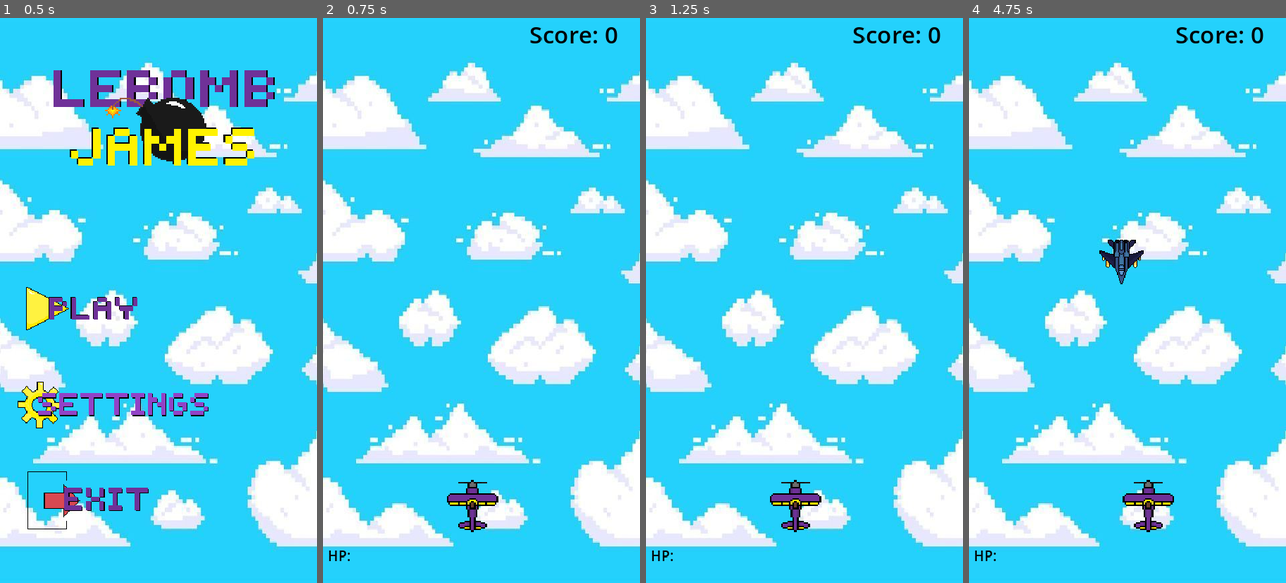
Above: before the commit, frames 1-4 (left to right).
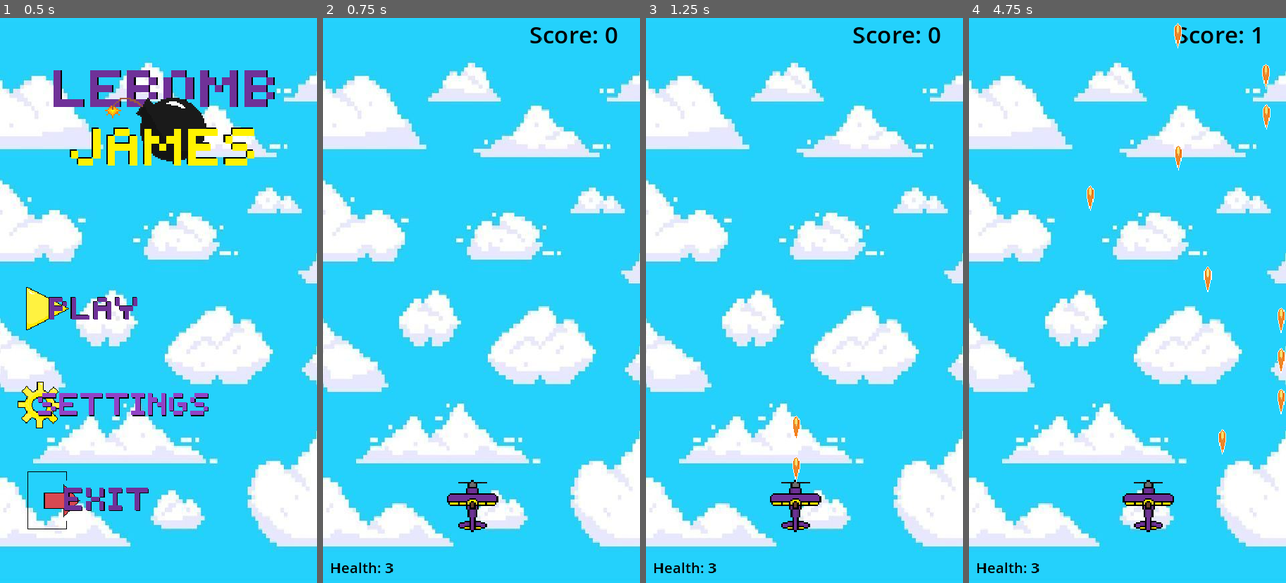
Above: after the commit, the same moments.

Repository: edmundyu2008/LeBombJames
Game: Godot game, scene res://UI/main_menu.tscn
Two runs of this game, one before a commit and one after it. Both use one fixed random seed, a clock stepped at 60 frames per second and the inputs below.
Inputs (mouse positions are in pixels of both pictures, inside the frame that each line leads up to):
- Up to frame 1 (0.5 s): no input
- Up to frame 2 (0.75 s): click (411, 311) at 0.5 s
- Up to frame 3 (1.25 s): no input
- Up to frame 4 (4.75 s): tap Enter (ui_accept) at 1.25, 1.52, 2.27, 3.77, 4.52 s; hold Right (ui_right) 1.28-2.03 s; hold Left (ui_left) 2.03-2.78 s; hold Right (ui_right) 2.78-4.28 s; hold Left (ui_left) from 4.28 s (still down)

Frame 1 is identical in both runs. In frame 2, 0.2% of the frame differs, in the area x 1-23%, y 94-99%; in frame 3, 0.4%; in frame 4, 1.6%, in the area x 1-100%, y 0-99%.
Error before the commit: Parse Error: Too few arguments for "connect()" call. Expected at least 1 but received 0. (res://player_plane/plane.gd:10)

Commit message:
need to add pause buttn

Diff:
--- /dev/null
+++ b/components/player_destroyed_component.gd
@@ -0,0 +1,10 @@
+class_name PlayerDestroyedComponent
+extends Node
+@export var actor: Node2D
+@export var player_health_component: PlayerHealthComponent
+
+func _ready() -> void:
+	player_health_component.no_player_health.connect(destroy)
+
+func destroy() -> void:
+	actor.queue_free()
--- /dev/null
+++ b/components/player_health.gd
@@ -0,0 +1,9 @@
+class_name PlayerHealth
+extends Node
+
+@export var game_stats: GameStats
+
+@export var adjust_amount = 1
+
+func adjust_player_health(amount:int = adjust_amount):
+	game_stats.player_health -= amount
--- a/components/player_health_component.gd
+++ b/components/player_health_component.gd
@@ -1,9 +1,11 @@
 class_name PlayerHealthComponent
 extends Node
 
-@export var stats_component: StatsComponent
+@export var player_health: int = 3:
+	set(value):
+		player_health = value
+		player_health_changed.emit()
+		if player_health == 0: no_player_health.emit()
 
-@export var adjust_amount = 1
-
-func adjust_health(amount:int = adjust_amount):
-	stats_component.health -= amount
+signal player_health_changed()
+signal no_player_health()
--- /dev/null
+++ b/components/player_hurt_component.gd
@@ -0,0 +1,11 @@
+class_name PlayerHurtComponent
+extends Node
+
+@export var player_health_component: PlayerHealthComponent
+
+@export var hurtbox_component: HurtboxComponent
+
+func _ready() -> void:
+	hurtbox_component.hurt.connect(func(hitbox_component: HitboxComponent):
+		player_health_component.player_health -= hitbox_component.damage
+	)
--- a/game_stats.gd
+++ b/game_stats.gd
@@ -9,4 +9,10 @@
 
 @export var highscore: int = 0
 
+@export var player_health: int = 3 :
+	set(value):
+		player_health = value
+		player_health_changed.emit(player_health)
+
 signal score_changed(new_score)
+signal player_health_changed(new_player_health)
--- a/game_stats.tres
+++ b/game_stats.tres
@@ -6,3 +6,4 @@
 script = ExtResource("1_3682l")
 score = 0
 highscore = 0
+health = 3
--- a/main.gd
+++ b/main.gd
@@ -1,7 +1,6 @@
 extends Node2D
 
 @export var game_stats: GameStats
-@export var player_health_component: PlayerHealthComponent
 
 @onready var plane: Node2D = $Plane
 @onready var score_label: Label = $ScoreLabel
@@ -11,15 +10,16 @@
 	randomize()
 	update_score_label(game_stats.score)
 	game_stats.score_changed.connect(update_score_label)
-	update_health_label(player_health_component.health)
-
+	update_health_label(game_stats.player_health)
+	game_stats.player_health_changed.connect(update_health_label)
 	plane.tree_exiting.connect(func():
-		await get_tree().create_timer(1.0).timeout
+		await get_tree().create_timer(0.5).timeout
 		get_tree().change_scene_to_file("res://UI/you_died.tscn")
 		)
+
 
 func update_score_label(new_score: int) -> void:
 	score_label.text = "Score: " + str(new_score)
 
-func update_health_label(new_health: int) -> void:
-	health_label.text = "Score: " + str(new_health)
+func update_health_label(new_player_health: int) -> void:
+	health_label.text = "Health: " + str(new_player_health)
--- a/main.tscn
+++ b/main.tscn
@@ -29,10 +29,10 @@
 text = "SCORE"
 
 [node name="HealthLabel" type="Label" parent="."]
-offset_left = 8.0
-offset_top = 896.0
-offset_right = 128.0
-offset_bottom = 968.0
+offset_left = 12.0
+offset_top = 916.0
+offset_right = 100.0
+offset_bottom = 951.0
 theme_override_colors/font_color = Color(0, 0, 0, 1)
-theme_override_font_sizes/font_size = 24
-text = "HP:"
+theme_override_font_sizes/font_size = 25
+text = "Health:"
--- /dev/null
+++ b/player_plane/PlayerStatsComponent.gd
@@ -0,0 +1,10 @@
+extends StatsComponent
+
+@export var player_health: int = 3:
+	set(value):
+		health = value
+		player_health_changed.emit(player_health_changed)
+		if player_health == 0: player_no_health.emit()
+
+signal player_health_changed(new_health)
+signal player_no_health()
--- a/player_plane/plane.gd
+++ b/player_plane/plane.gd
@@ -3,11 +3,16 @@
 @onready var muzzle: Marker2D = $Muzzle
 @onready var spawner_component: SpawnerComponent = $SpawnerComponent as SpawnerComponent
 @onready var fire_rate_timer: Timer = $FireRateTimer
-@onready var stats_component: StatsComponent = $StatsComponent as StatsComponent
+@onready var player_health_component: PlayerHealthComponent = $PlayerHealthComponent as PlayerHealthComponent
+@onready var player_health: PlayerHealth = $PlayerHealth as PlayerHealth
+@onready var player_hurt_component: PlayerHurtComponent = $PlayerHurtComponent as PlayerHurtComponent
+@onready var player_destroyed_component: PlayerDestroyedComponent = $PlayerDestroyedComponent as PlayerDestroyedComponent
 
 func _ready() -> void:
 	fire_rate_timer.timeout.connect(fire_lasers)
-	stats_component.health_changed.connect()
+	player_health_component.player_health_changed.connect(func():
+		player_health.adjust_player_health()
+)
 
 func fire_lasers() -> void:
 	spawner_component.spawn(muzzle.global_position)
--- a/player_plane/plane.tscn
+++ b/player_plane/plane.tscn
@@ -1,17 +1,19 @@
-[gd_scene load_steps=14 format=3 uid="uid://cltw1jastd5q3"]
+[gd_scene load_steps=16 format=3 uid="uid://cltw1jastd5q3"]
 
 [ext_resource type="Texture2D" uid="uid://dgmft2q37eiop" path="res://player_plane/player1.png" id="1_xvef2"]
 [ext_resource type="Script" path="res://player_plane/plane.gd" id="1_yi7cu"]
 [ext_resource type="Script" path="res://components/move_component.gd" id="2_mxmei"]
-[ext_resource type="Script" path="res://components/stats_component.gd" id="2_uqb5y"]
 [ext_resource type="Script" path="res://components/move_input_component.gd" id="3_2aq8m"]
 [ext_resource type="Resource" uid="uid://l3xm0ms755d4" path="res://player_plane/ship_move_stats.tres" id="4_tjnxr"]
 [ext_resource type="Script" path="res://components/position_clamp_component.gd" id="5_0p80t"]
 [ext_resource type="Script" path="res://components/spawner_component.gd" id="7_nxgsa"]
 [ext_resource type="PackedScene" uid="uid://3mpw5337n2al" path="res://projectiles/laser.tscn" id="8_w3yhp"]
 [ext_resource type="Script" path="res://components/hurtbox_component.gd" id="10_l1c4b"]
-[ext_resource type="Script" path="res://components/hurt_component.gd" id="11_y4ur2"]
-[ext_resource type="Script" path="res://components/destroyed_component.gd" id="12_fuu1e"]
+[ext_resource type="Script" path="res://components/player_health_component.gd" id="12_bmr8r"]
+[ext_resource type="Script" path="res://components/player_hurt_component.gd" id="12_ledul"]
+[ext_resource type="Script" path="res://components/player_destroyed_component.gd" id="12_popir"]
+[ext_resource type="Script" path="res://components/player_health.gd" id="13_gr61j"]
+[ext_resource type="Resource" uid="uid://crfoy43it46ev" path="res://game_stats.tres" id="14_imwu1"]
 
 [sub_resource type="SpriteFrames" id="SpriteFrames_87lq6"]
 animations = [{
@@ -27,8 +29,13 @@
 [node name="Plane" type="Node2D"]
 script = ExtResource("1_yi7cu")
 
-[node name="StatsComponent" type="Node" parent="."]
-script = ExtResource("2_uqb5y")
+[node name="PlayerDestroyedComponent" type="Node" parent="." node_paths=PackedStringArray("actor", "player_health_component")]
+script = ExtResource("12_popir")
+actor = NodePath("..")
+player_health_component = NodePath("../PlayerHealthComponent")
+
+[node name="PlayerHealthComponent" type="Node" parent="."]
+script = ExtResource("12_bmr8r")
 
 [node name="AnimatedSprite2D" type="AnimatedSprite2D" parent="."]
 position = Vector2(0, 4.76837e-07)
@@ -69,12 +76,11 @@
 scale = Vector2(0.927632, 0.962644)
 polygon = PackedVector2Array(-42, -24, -12, -24, -12, -34, -9, -34, -9, -43, 8, -43, 8, -34, 11, -34, 11, -25, 42, -25, …(315 unchanged characters)…
 
-[node name="HurtComponent" type="Node" parent="." node_paths=PackedStringArray("stats_component", "hurtbox_component")]
-script = ExtResource("11_y4ur2")
-stats_component = NodePath("../StatsComponent")
+[node name="PlayerHurtComponent" type="Node" parent="." node_paths=PackedStringArray("player_health_component", "hurtbox_component")]
+script = ExtResource("12_ledul")
+player_health_component = NodePath("../PlayerHealthComponent")
 hurtbox_component = NodePath("../HurtboxComponent")
 
-[node name="DestroyedComponent" type="Node" parent="." node_paths=PackedStringArray("actor", "stats_component")]
-script = ExtResource("12_fuu1e")
-actor = NodePath("..")
-stats_component = NodePath("../StatsComponent")
+[node name="PlayerHealth" type="Node" parent="."]
+script = ExtResource("13_gr61j")
+game_stats = ExtResource("14_imwu1")
